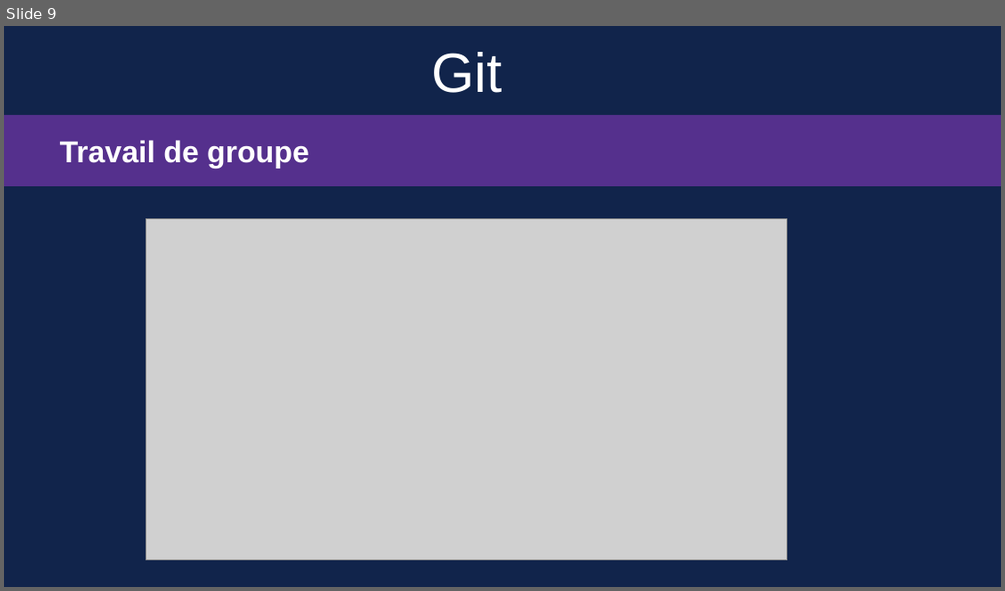
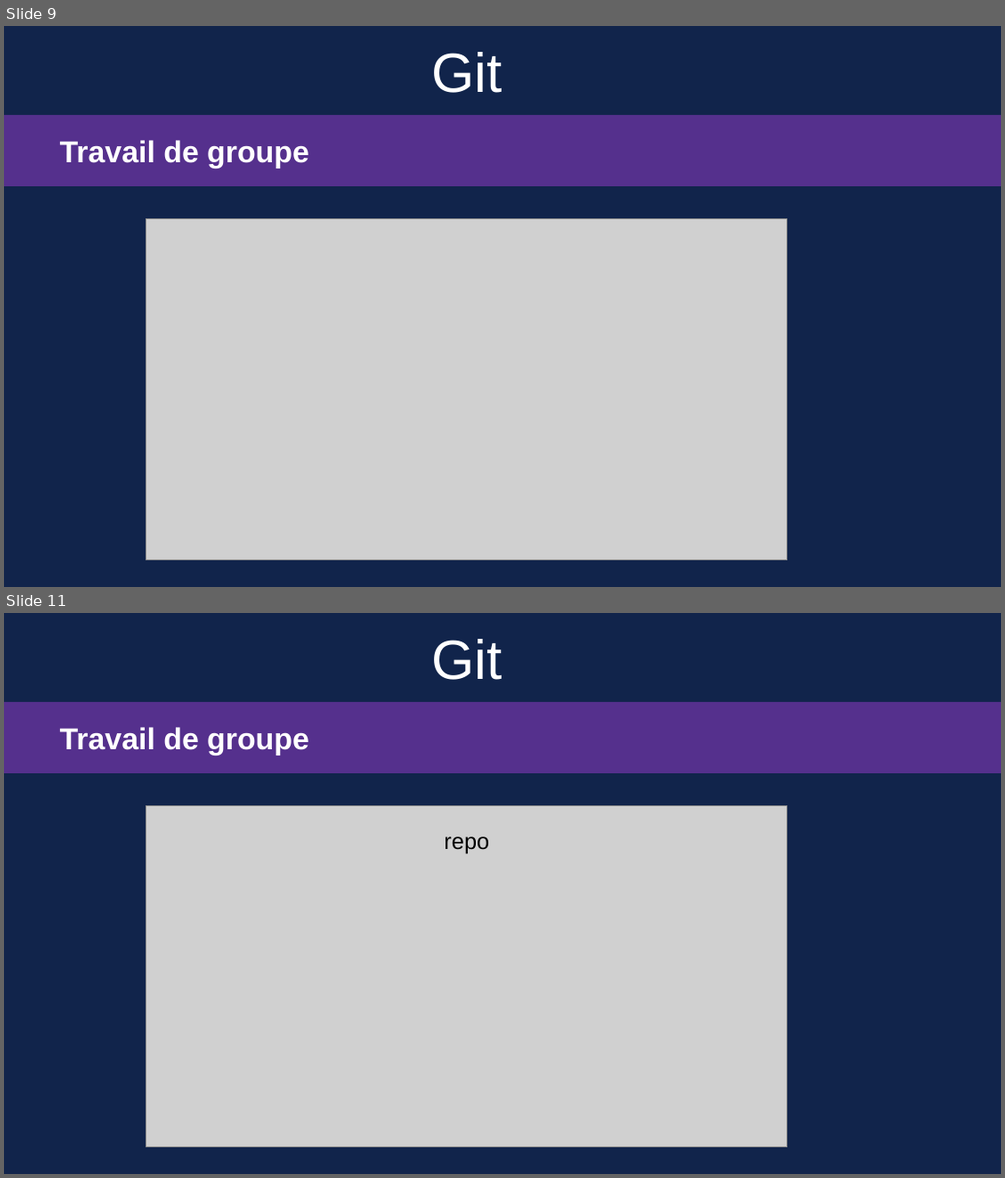
Before and after one commit to Sauvage89/guide_git, a slide deck: guide_git.odp. Shown one above the other, each under a label of ours: slide 9 before the commit, slides 9 and 11 after it; the slides between them are not shown. The pictures are 1005x591 and 1005x1178 pixels, drawn with LibreOffice and Linux fonts; fonts in the diff are those of the drawing; grey boxes stand for pictures. Boxes give left, top, right and bottom in pixels: in the first picture for what was removed or moved away, otherwise in the second. Text is boxed around its words. In the diff, an @@ line names an element or a change of style, - is before the commit and + after.

```diff
--- a/guide_git.odp
+++ b/guide_git.odp
@@ slide 11 added at [4, 613, 1001, 1174], background #11244B @@
@@ title added at [431, 639, 502, 680], 44 pt, text #FFFFFF @@
+Git
@@ rectangle added at [4, 702, 1001, 773], fill #55308D @@
@@ text added at [60, 727, 309, 755], 24 pt, text #FFFFFF, bold @@
+Travail de groupe
@@ picture added at [146, 805, 787, 1147] @@
@@ picture added at [431, 813, 502, 868], 18 pt, text #000000 @@
+repo
```
Also in this commit, not shown: 2 slides changed, 3 other slides added.
